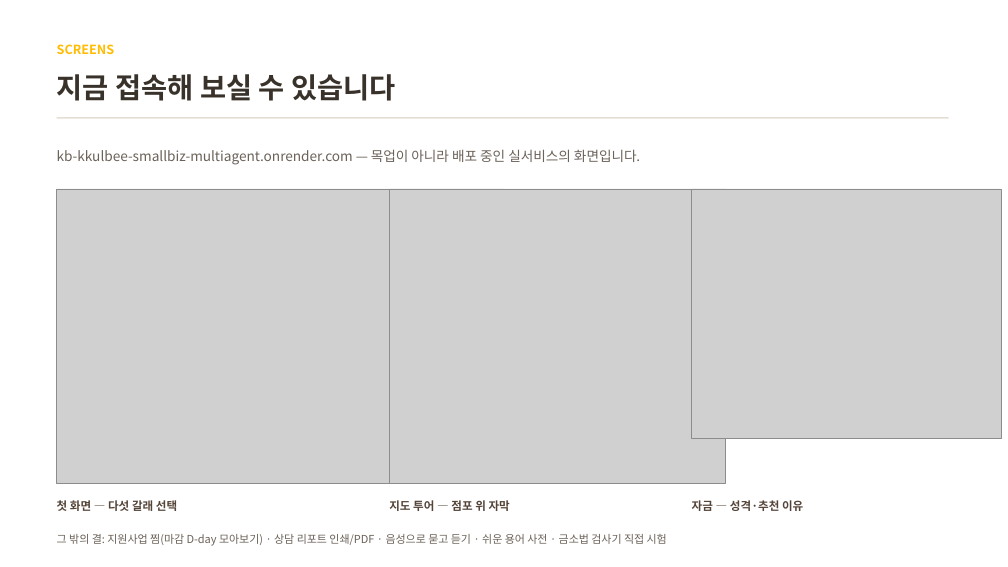
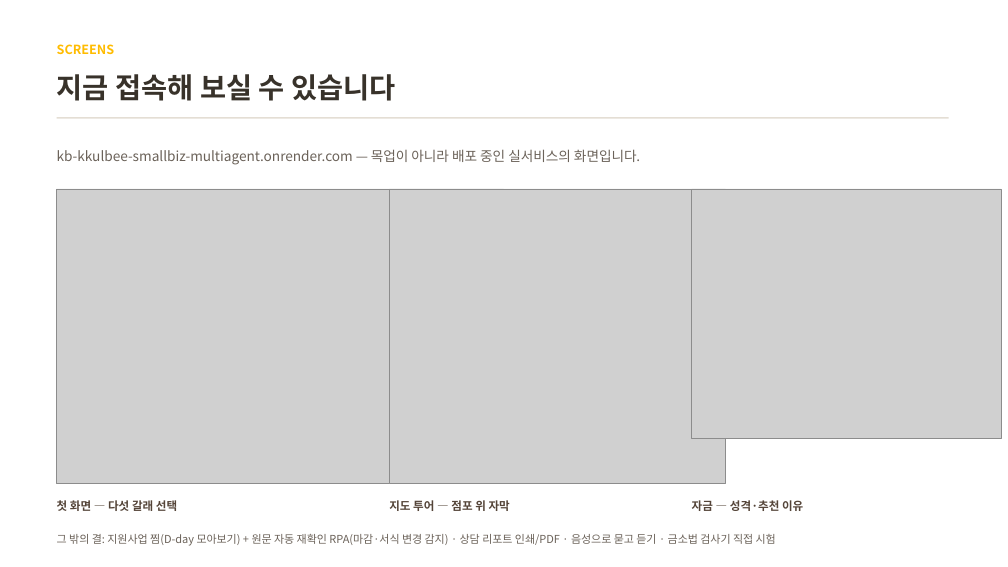
Before and after one commit to BioCode67/kb-kkulbee-smallbiz-multiagent, a slide deck: slide 10 of docs/꿀비_기술설명서.pptx. Drawn at 1008x567 pixels with LibreOffice and Linux fonts; fonts in the diff are those of the drawing; grey boxes stand for pictures. Boxes give left, top, right and bottom in pixels: in the first picture for what was removed or moved away, otherwise in the second. Text is boxed around its words. In the diff, an @@ line names an element or a change of style, - is before the commit and + after.

```diff
--- a/docs/꿀비_기술설명서.pptx
+++ b/docs/꿀비_기술설명서.pptx
@@ text at (57,534,776,546): text changed @@
-그 밖의 결: 지원사업 찜(마감 D-day 모아보기) · 상담 리포트 인쇄/PDF · 음성으로 묻고 듣기 · 쉬운 용어 사전 · 금소법 검사기 직접 시험
+그 밖의 결: 지원사업 찜(D-day 모아보기) + 원문 자동 재확인 RPA(마감·서식 변경 감지) · 상담 리포트 인쇄/PDF · 음성으로 묻고 듣기 · 금소법 검사기 직접 시험
```
Also in this commit, not shown: 7 other files.
